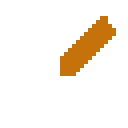
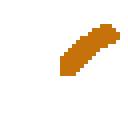
Two versions of the same layered image (w=128, h=128). Layer-by-layer changes:
painted on "foreground" over [84,16,120,48]
